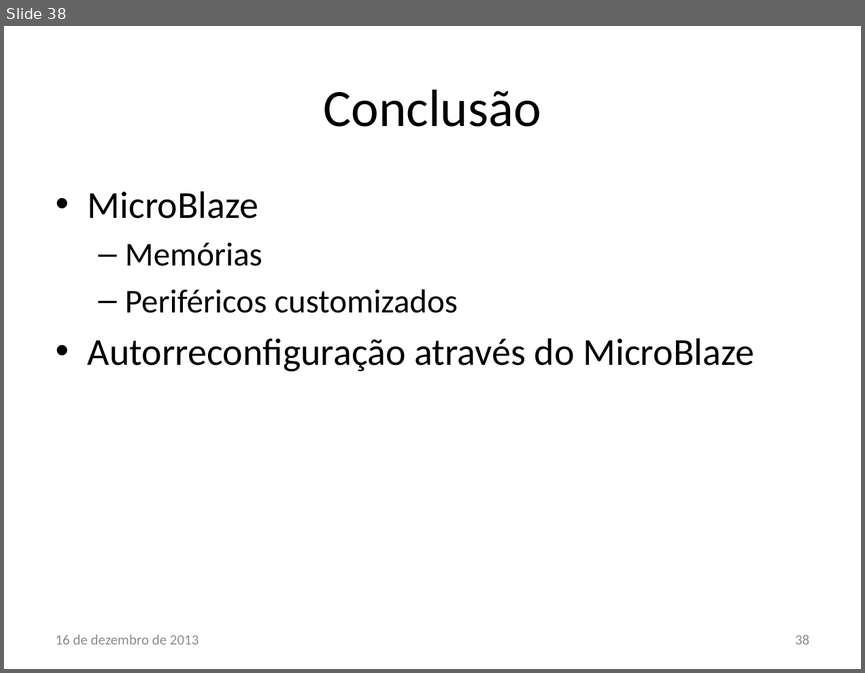
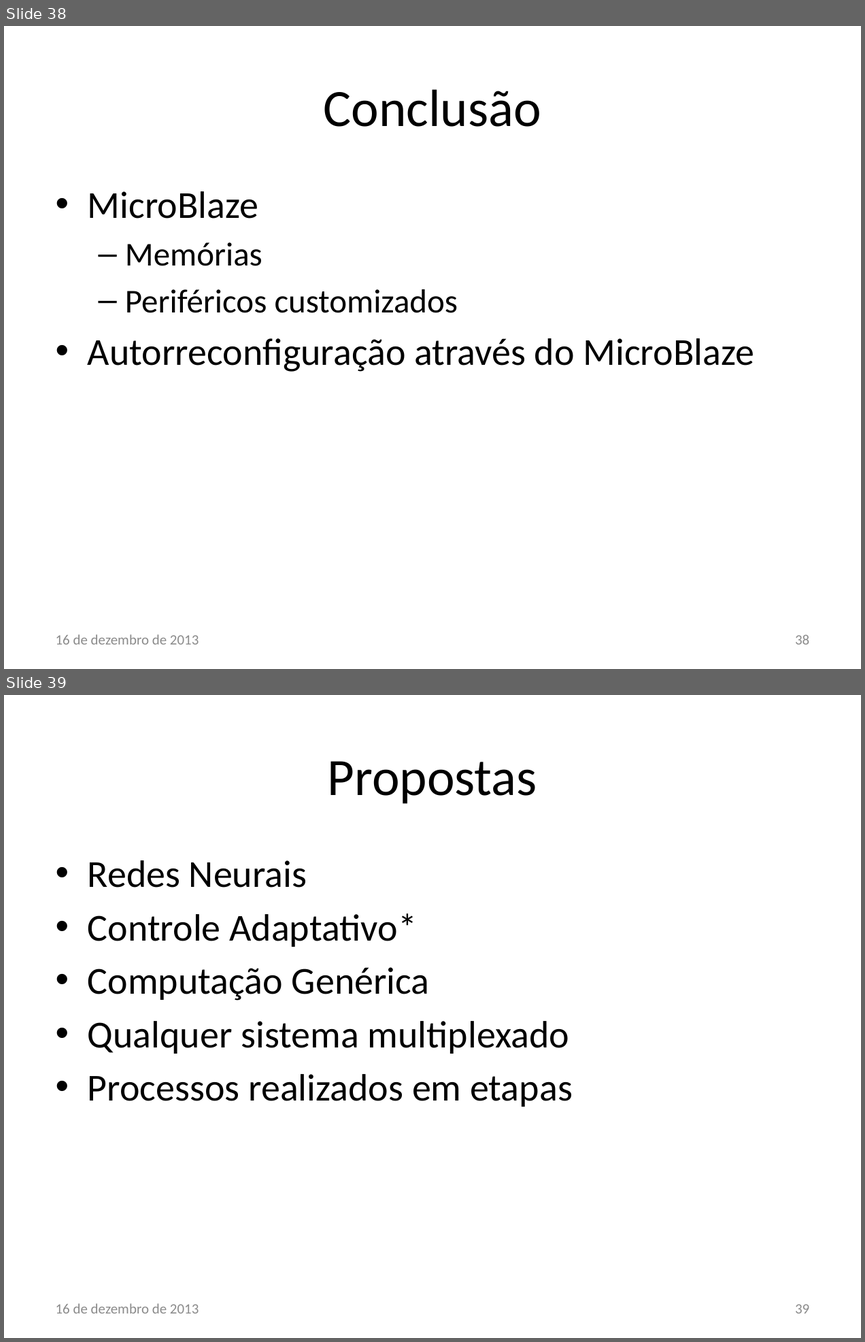
Before and after one commit to lsoliveira459/tg2, a slide deck: Apresentação/Estudo e Implementação de Reconfiguração Dinâmica.pptx. Shown one above the other, each under a label of ours: slide 38 before the commit, slides 38 and 39 after it. The pictures are 865x673 and 865x1342 pixels, drawn with LibreOffice and Linux fonts; fonts in the diff are those of the drawing; background and template pictures are left out. Boxes give left, top, right and bottom in pixels: in the first picture for what was removed or moved away, otherwise in the second. Text is boxed around its words. In the diff, an @@ line names an element or a change of style, - is before the commit and + after.

```diff
--- a/Apresentação/Estudo e Implementação de Reconfiguração Dinâmica.pptx
+++ b/Apresentação/Estudo e Implementação de Reconfiguração Dinâmica.pptx
@@ slide 39 added at [4,695,861,1338], background #FFFFFF @@
@@ title added at [328,761,537,804], 44 pt, text #000000 @@
+Propostas
@@ text added at [88,860,572,1106], 32 pt, text #000000 @@
+• Redes Neurais
+• Controle Adaptativo*
+• Computação Genérica
+• Qualquer sistema multiplexado
+• Processos realizados em etapas
@@ text added at [56,1303,199,1313], 12 pt, text #8C8C8C @@
+16 de dezembro de 2013
@@ page number added at [795,1304,809,1313], 12 pt, text #8C8C8C @@
+39
```
Also in this commit, not shown: 1 slide changed, 6 other files.
